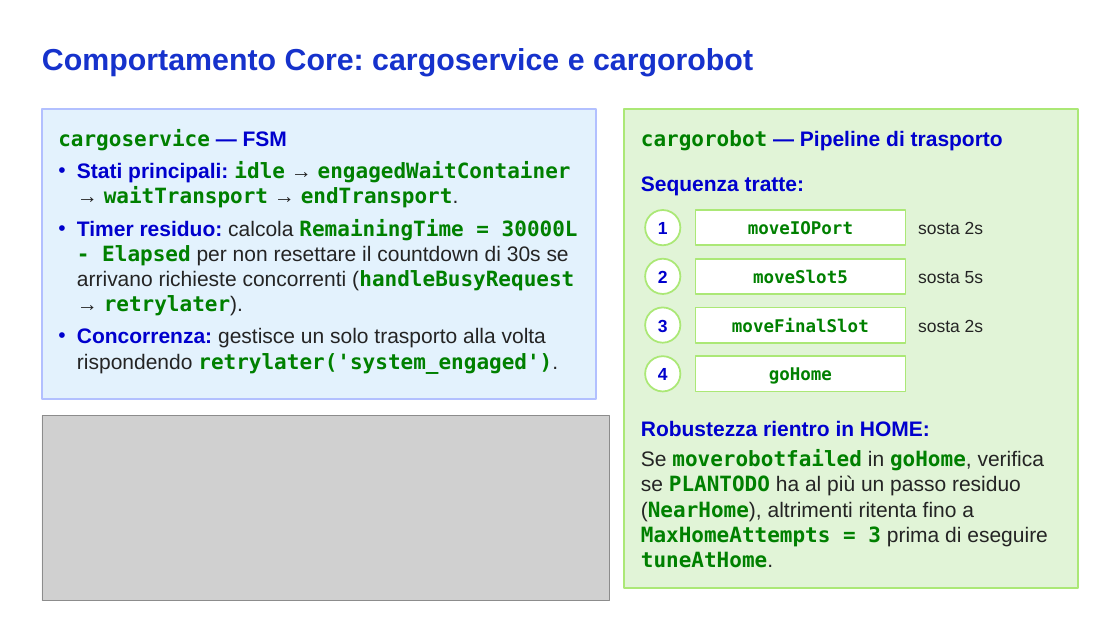
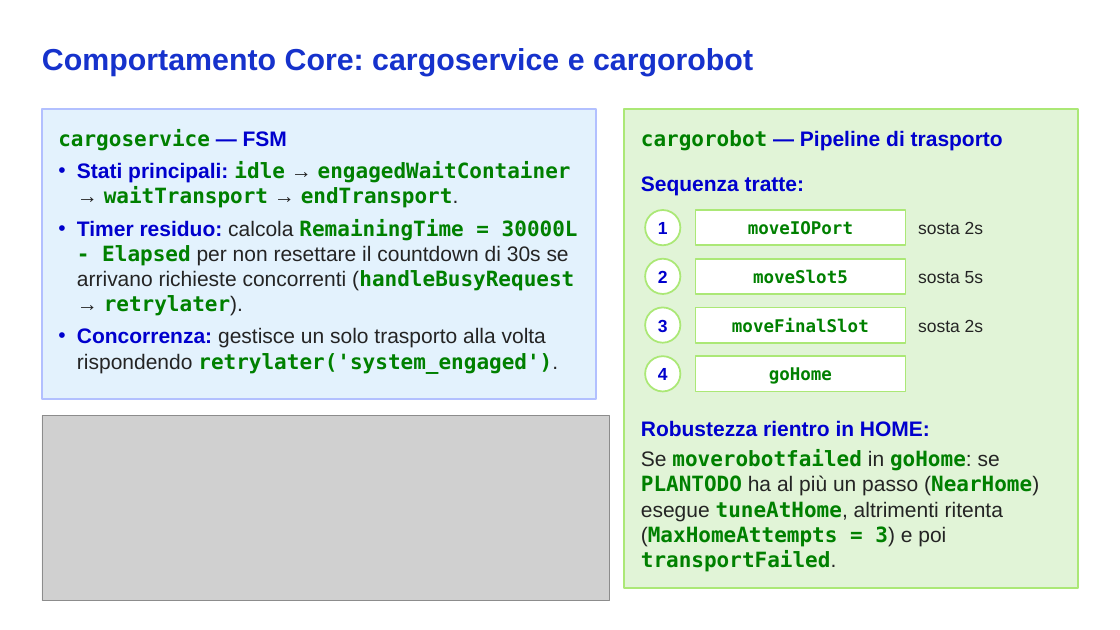
Before and after one commit to ariannabuffoni/TF2026, a slide deck: slide 6 of Presentazione_ISS_TF26.pptx. Drawn at 1120x630 pixels with LibreOffice and Linux fonts; fonts in the diff are those of the drawing; grey boxes stand for pictures. Boxes give left, top, right and bottom in pixels: in the first picture for what was removed or moved away, otherwise in the second. Text is boxed around its words. In the diff, an @@ line names an element or a change of style, - is before the commit and + after.

Commit message:
presentazione

```diff
--- a/Presentazione_ISS_TF26.pptx
+++ b/Presentazione_ISS_TF26.pptx
@@ text at [641,449,1039,572]: text changed; font Arial to DejaVu Sans Mono; text colour #242424 to #008000; bold on @@
-Se moverobotfailed in goHome, verifica se PLANTODO ha al più un passo residuo (NearHome), altrimenti ritenta fino a MaxHomeAttempts = 3 prima di eseguire tuneAtHome.
+Se moverobotfailed in goHome: se PLANTODO ha al più un passo (NearHome) esegue tuneAtHome, altrimenti ritenta (MaxHomeAttempts = 3) e poi transportFailed.
```
Also in this commit, not shown: 1 other slide changed.
